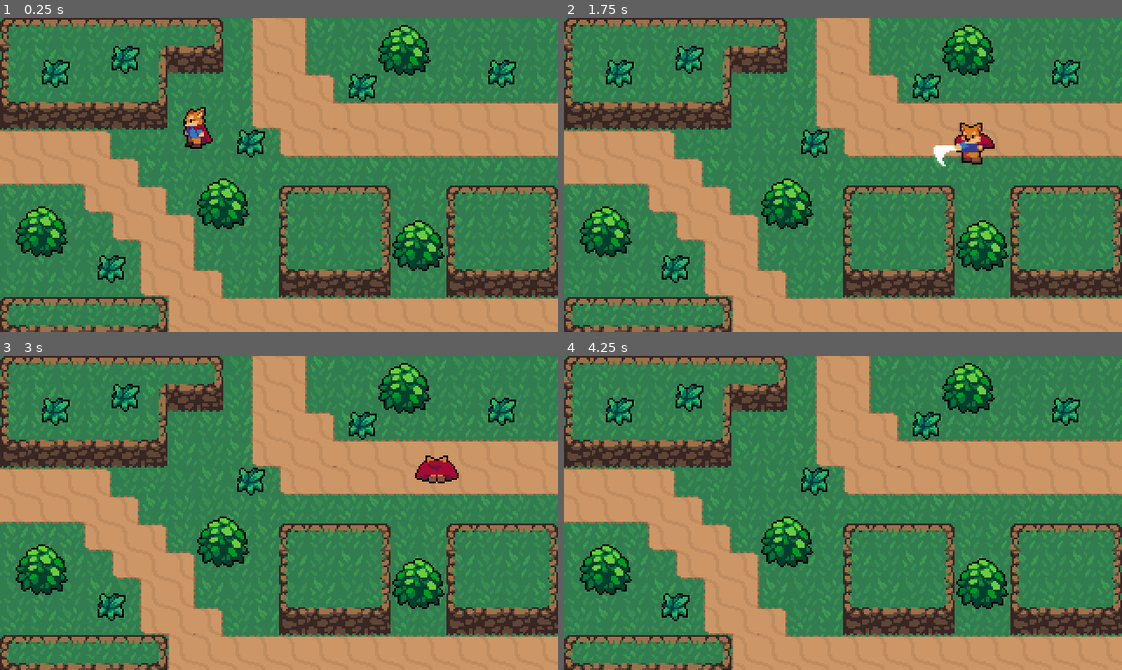
Above: before the commit, frames 1-4 (two rows, left to right).
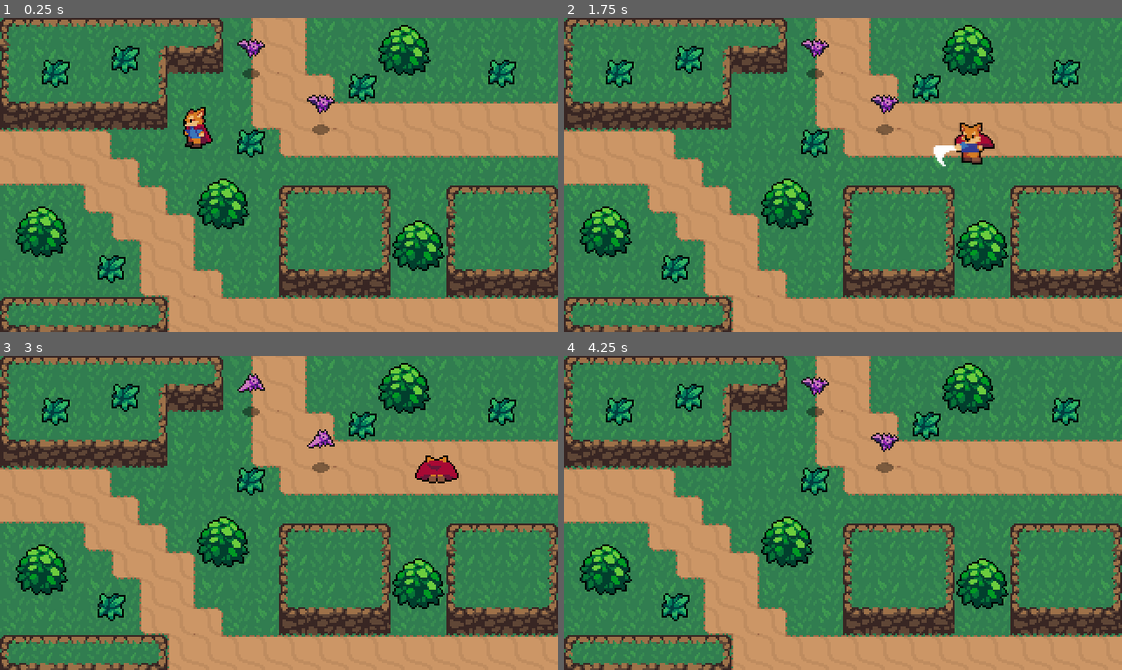
Above: after the commit, the same moments.

Repository: 0xThurling/SmallRpg
Game: Godot game, scene res://Scenes/world.tscn
The game is run twice, just before and just after one commit, with the same random seed, the same clock (stepped at 60 frames per second) and the same inputs.
Inputs:
- Up to frame 1 (0.25 s): no input
- Up to frame 2 (1.75 s): hold Right (ui_right) 0.53-1.28 s; tap Z (roll) at 0.6, 1.55 s; hold Down (ui_down) from 1.28 s (still down); tap Space (attack) at 1.35 s
- Up to frame 3 (3 s): release Down (ui_down) at 2.03 s; hold Right (ui_right) 2.03-2.78 s; tap Z (roll) at 2.1, 2.85 s; hold Up (ui_up) from 2.78 s (still down)
- Up to frame 4 (4.25 s): release Up (ui_up) at 3.53 s; hold Left (ui_left) from 3.53 s (still down); tap Space (attack) at 3.6 s; tap Z (roll) at 3.8 s

The runs differ from the first frame. In frame 1, 0.5% of the frame differs, in the area x 42-60%, y 6-38%; in frame 2, 0.5%; in frame 3, 0.5%; in frame 4, 0.5%.

Commit message:
Added a signal to show my bat is dead and added a stats node

Diff:
--- /dev/null
+++ b/Enemies/bat.gd
@@ -0,0 +1,15 @@
+extends CharacterBody2D
+
+@onready var stats = $Stats
+
+func _physics_process(delta):
+	velocity = velocity.move_toward(Vector2.ZERO, 200 * delta)
+	move_and_slide()
+
+func _on_hurtbox_area_entered(area):
+	stats.health -= area.damage
+	var direction = (position - area.owner.position).normalized()
+	velocity = direction * 150
+
+func _on_stats_no_health():
+	queue_free()
--- /dev/null
+++ b/Enemies/bat.tscn
@@ -0,0 +1,89 @@
+[gd_scene load_steps=14 format=3 uid="uid://cg0bn71spt8jf"]
+
+[ext_resource type="Texture2D" uid="uid://do8bwviof86mj" path="res://Enemies/Bat.png" id="1_logn3"]
+[ext_resource type="Script" path="res://Enemies/bat.gd" id="1_vnv8w"]
+[ext_resource type="Texture2D" uid="uid://bgr1ismfw1p84" path="res://Shadows/SmallShadow.png" id="2_k2h4i"]
+[ext_resource type="PackedScene" uid="uid://c11ejbb2p33cr" path="res://Hitboxes/hurtbox.tscn" id="3_x7ed4"]
+[ext_resource type="PackedScene" uid="uid://bask40gniywe" path="res://Scenes/stats.tscn" id="5_j2cl2"]
+
+[sub_resource type="AtlasTexture" id="AtlasTexture_d1f27"]
+atlas = ExtResource("1_logn3")
+region = Rect2(0, 0, 16, 24)
+
+[sub_resource type="AtlasTexture" id="AtlasTexture_i46hn"]
+atlas = ExtResource("1_logn3")
+region = Rect2(16, 0, 16, 24)
+
+[sub_resource type="AtlasTexture" id="AtlasTexture_e3fgr"]
+atlas = ExtResource("1_logn3")
+region = Rect2(32, 0, 16, 24)
+
+[sub_resource type="AtlasTexture" id="AtlasTexture_g3jws"]
+atlas = ExtResource("1_logn3")
+region = Rect2(48, 0, 16, 24)
+
+[sub_resource type="AtlasTexture" id="AtlasTexture_mjxvq"]
+atlas = ExtResource("1_logn3")
+region = Rect2(64, 0, 16, 24)
+
+[sub_resource type="SpriteFrames" id="SpriteFrames_lc7pk"]
+animations = [{
+"frames": [{
+"duration": 1.0,
+"texture": SubResource("AtlasTexture_d1f27")
+}, {
+"duration": 1.0,
+"texture": SubResource("AtlasTexture_i46hn")
+}, {
+"duration": 1.0,
+"texture": SubResource("AtlasTexture_e3fgr")
+}, {
+"duration": 1.0,
+"texture": SubResource("AtlasTexture_g3jws")
+}, {
+"duration": 1.0,
+"texture": SubResource("AtlasTexture_mjxvq")
+}],
+"loop": true,
+"name": &"Fly",
+"speed": 10.0
+}]
+
+[sub_resource type="CircleShape2D" id="CircleShape2D_dxu4a"]
+radius = 4.12311
+
+[sub_resource type="CapsuleShape2D" id="CapsuleShape2D_h7dkk"]
+radius = 7.0
+height = 20.0
+
+[node name="Bat" type="CharacterBody2D"]
+collision_layer = 16
+script = ExtResource("1_vnv8w")
+
+[node name="BatBody" type="AnimatedSprite2D" parent="."]
+position = Vector2(2.08165e-12, -12)
+sprite_frames = SubResource("SpriteFrames_lc7pk")
+animation = &"Fly"
+autoplay = "Fly"
+frame_progress = 0.67022
+
+[node name="Shadow" type="Sprite2D" parent="."]
+texture = ExtResource("2_k2h4i")
+
+[node name="CollisionShape2D" type="CollisionShape2D" parent="."]
+shape = SubResource("CircleShape2D_dxu4a")
+
+[node name="Hurtbox" parent="." instance=ExtResource("3_x7ed4")]
+collision_mask = 8
+
+[node name="CollisionShape2D" parent="Hurtbox" index="0"]
+position = Vector2(0, -14)
+shape = SubResource("CapsuleShape2D_h7dkk")
+
+[node name="Stats" parent="." instance=ExtResource("5_j2cl2")]
+max_health = 3
+
+[connection signal="area_entered" from="Hurtbox" to="." method="_on_hurtbox_area_entered"]
+[connection signal="no_health" from="Stats" to="." method="_on_stats_no_health"]
+
+[editable path="Hurtbox"]
--- /dev/null
+++ b/Hitboxes/hitbox.gd
@@ -0,0 +1,3 @@
+extends Area2D
+
+@export var damage = 1
--- a/Hitboxes/hitbox.tscn
+++ b/Hitboxes/hitbox.tscn
@@ -1,7 +1,10 @@
-[gd_scene format=3 uid="uid://carx8d03c6y28"]
+[gd_scene load_steps=2 format=3 uid="uid://carx8d03c6y28"]
+
+[ext_resource type="Script" path="res://Hitboxes/hitbox.gd" id="1_kfpe0"]
 
 [node name="Hitbox" type="Area2D"]
 collision_layer = 0
 collision_mask = 0
+script = ExtResource("1_kfpe0")
 
 [node name="CollisionShape2D" type="CollisionShape2D" parent="."]
--- a/Player/Player.gd
+++ b/Player/Player.gd
@@ -1,9 +1,9 @@
 extends CharacterBody2D
 
-const MAX_SPEED = 120
-const ROLL_SPEED = 180
-const ACCELERATION = 3500
-const FRICTION = 1500
+@export var MAX_SPEED = 120
+@export var ROLL_SPEED = 180
+@export var ACCELERATION = 3500
+@export var FRICTION = 1500
 
 enum {
 	MOVE,
--- a/Player/player.tscn
+++ b/Player/player.tscn
@@ -343,6 +343,126 @@
 "values": [6]
 }
 
+[sub_resource type="Animation" id="Animation_mum73"]
+resource_name = "roll_down"
+length = 0.5
+tracks/0/type = "value"
+tracks/0/imported = false
+tracks/0/enabled = true
+tracks/0/path = NodePath("Sprite2D:frame")
+tracks/0/interp = 1
+tracks/0/loop_wrap = true
+tracks/0/keys = {
+"times": PackedFloat32Array(0, 0.1, 0.2, 0.3, 0.4),
+"transitions": PackedFloat32Array(1, 1, 1, 1, 1),
+"update": 1,
+"values": [55, 56, 57, 58, 59]
+}
+tracks/1/type = "method"
+tracks/1/imported = false
+tracks/1/enabled = true
+tracks/1/path = NodePath(".")
+tracks/1/interp = 1
+tracks/1/loop_wrap = true
+tracks/1/keys = {
+"times": PackedFloat32Array(0.5),
+"transitions": PackedFloat32Array(1),
+"values": [{
+"args": [],
+"method": &"roll_animation_finished"
+}]
+}
+
+[sub_resource type="Animation" id="Animation_cih8l"]
+resource_name = "roll_left"
+length = 0.5
+tracks/0/type = "value"
+tracks/0/imported = false
+tracks/0/enabled = true
+tracks/0/path = NodePath("Sprite2D:frame")
+tracks/0/interp = 1
+tracks/0/loop_wrap = true
+tracks/0/keys = {
+"times": PackedFloat32Array(0, 0.1, 0.2, 0.3, 0.4),
+"transitions": PackedFloat32Array(1, 1, 1, 1, 1),
+"update": 1,
+"values": [50, 51, 52, 53, 54]
+}
+tracks/1/type = "method"
+tracks/1/imported = false
+tracks/1/enabled = true
+tracks/1/path = NodePath(".")
+tracks/1/interp = 1
+tracks/1/loop_wrap = true
+tracks/1/keys = {
+"times": PackedFloat32Array(0.5),
+"transitions": PackedFloat32Array(1),
+"values": [{
+"args": [],
+"method": &"roll_animation_finished"
+}]
+}
+
+[sub_resource type="Animation" id="Animation_mrj3o"]
+resource_name = "roll_right"
+length = 0.5
+tracks/0/type = "value"
+tracks/0/imported = false
+tracks/0/enabled = true
+tracks/0/path = NodePath("Sprite2D:frame")
+tracks/0/interp = 1
+tracks/0/loop_wrap = true
+tracks/0/keys = {
+"times": PackedFloat32Array(0, 0.1, 0.2, 0.3, 0.4),
+"transitions": PackedFloat32Array(1, 1, 1, 1, 1),
+"update": 1,
+"values": [40, 41, 42, 43, 44]
+}
+tracks/1/type = "method"
+tracks/1/imported = false
+tracks/1/enabled = true
+tracks/1/path = NodePath(".")
+tracks/1/interp = 1
+tracks/1/loop_wrap = true
+tracks/1/keys = {
+"times": PackedFloat32Array(0.5),
+"transitions": PackedFloat32Array(1),
+"values": [{
+"args": [],
+"method": &"roll_animation_finished"
+}]
+}
+
+[sub_resource type="Animation" id="Animation_pcsos"]
+resource_name = "roll_up"
+length = 0.5
+tracks/0/type = "value"
+tracks/0/imported = false
+tracks/0/enabled = true
+tracks/0/path = NodePath("Sprite2D:frame")
+tracks/0/interp = 1
+tracks/0/loop_wrap = true
+tracks/0/keys = {
+"times": PackedFloat32Array(0, 0.1, 0.2, 0.3, 0.4),
+"transitions": PackedFloat32Array(1, 1, 1, 1, 1),
+"update": 1,
+"values": [45, 46, 47, 48, 49]
+}
+tracks/1/type = "method"
+tracks/1/imported = false
+tracks/1/enabled = true
+tracks/1/path = NodePath(".")
+tracks/1/interp = 1
+tracks/1/loop_wrap = true
+tracks/1/keys = {
+"times": PackedFloat32Array(0.5),
+"transitions": PackedFloat32Array(1),
+"values": [{
+"args": [],
+"method": &"roll_animation_finished"
+}]
+}
+
 [sub_resource type="Animation" id="Animation_cfyv4"]
 resource_name = "run_down"
 length = 0.6
@@ -409,126 +529,6 @@
 "transitions": PackedFloat32Array(1, 1, 1, 1, 1, 1),
 "update": 1,
 "values": [7, 8, 9, 10, 11, 6]
-}
-
-[sub_resource type="Animation" id="Animation_mum73"]
-resource_name = "roll_down"
-length = 0.5
-tracks/0/type = "value"
-tracks/0/imported = false
-tracks/0/enabled = true
-tracks/0/path = NodePath("Sprite2D:frame")
-tracks/0/interp = 1
-tracks/0/loop_wrap = true
-tracks/0/keys = {
-"times": PackedFloat32Array(0, 0.1, 0.2, 0.3, 0.4),
-"transitions": PackedFloat32Array(1, 1, 1, 1, 1),
-"update": 1,
-"values": [55, 56, 57, 58, 59]
-}
-tracks/1/type = "method"
-tracks/1/imported = false
-tracks/1/enabled = true
-tracks/1/path = NodePath(".")
-tracks/1/interp = 1
-tracks/1/loop_wrap = true
-tracks/1/keys = {
-"times": PackedFloat32Array(0.5),
-"transitions": PackedFloat32Array(1),
-"values": [{
-"args": [],
-"method": &"roll_animation_finished"
-}]
-}
-
-[sub_resource type="Animation" id="Animation_mrj3o"]
-resource_name = "roll_right"
-length = 0.5
-tracks/0/type = "value"
-tracks/0/imported = false
-tracks/0/enabled = true
-tracks/0/path = NodePath("Sprite2D:frame")
-tracks/0/interp = 1
-tracks/0/loop_wrap = true
-tracks/0/keys = {
-"times": PackedFloat32Array(0, 0.1, 0.2, 0.3, 0.4),
-"transitions": PackedFloat32Array(1, 1, 1, 1, 1),
-"update": 1,
-"values": [40, 41, 42, 43, 44]
-}
-tracks/1/type = "method"
-tracks/1/imported = false
-tracks/1/enabled = true
-tracks/1/path = NodePath(".")
-tracks/1/interp = 1
-tracks/1/loop_wrap = true
-tracks/1/keys = {
-"times": PackedFloat32Array(0.5),
-"transitions": PackedFloat32Array(1),
-"values": [{
-"args": [],
-"method": &"roll_animation_finished"
-}]
-}
-
-[sub_resource type="Animation" id="Animation_pcsos"]
-resource_name = "roll_up"
-length = 0.5
-tracks/0/type = "value"
-tracks/0/imported = false
-tracks/0/enabled = true
-tracks/0/path = NodePath("Sprite2D:frame")
-tracks/0/interp = 1
-tracks/0/loop_wrap = true
-tracks/0/keys = {
-"times": PackedFloat32Array(0, 0.1, 0.2, 0.3, 0.4),
-"transitions": PackedFloat32Array(1, 1, 1, 1, 1),
-"update": 1,
-"values": [45, 46, 47, 48, 49]
-}
-tracks/1/type = "method"
-tracks/1/imported = false
-tracks/1/enabled = true
-tracks/1/path = NodePath(".")
-tracks/1/interp = 1
-tracks/1/loop_wrap = true
-tracks/1/keys = {
-"times": PackedFloat32Array(0.5),
-"transitions": PackedFloat32Array(1),
-"values": [{
-"args": [],
-"method": &"roll_animation_finished"
-}]
-}
-
-[sub_resource type="Animation" id="Animation_cih8l"]
-resource_name = "roll_left"
-length = 0.5
-tracks/0/type = "value"
-tracks/0/imported = false
-tracks/0/enabled = true
-tracks/0/path = NodePath("Sprite2D:frame")
-tracks/0/interp = 1
-tracks/0/loop_wrap = true
-tracks/0/keys = {
-"times": PackedFloat32Array(0, 0.1, 0.2, 0.3, 0.4),
-"transitions": PackedFloat32Array(1, 1, 1, 1, 1),
-"update": 1,
-"values": [50, 51, 52, 53, 54]
-}
-tracks/1/type = "method"
-tracks/1/imported = false
-tracks/1/enabled = true
-tracks/1/path = NodePath(".")
-tracks/1/interp = 1
-tracks/1/loop_wrap = true
-tracks/1/keys = {
-"times": PackedFloat32Array(0.5),
-"transitions": PackedFloat32Array(1),
-"values": [{
-"args": [],
-"method": &"roll_animation_finished"
-}]
 }
 
 [sub_resource type="AnimationLibrary" id="AnimationLibrary_nn32j"]
--- /dev/null
+++ b/Scenes/stats.gd
@@ -0,0 +1,12 @@
+extends Node
+
+@export var max_health = 1
+@onready var health = max_health:
+	get:
+		return health
+	set(value):
+		health = value
+		if health <= 0:
+			emit_signal("no_health")
+
+signal no_health
--- /dev/null
+++ b/Scenes/stats.tscn
@@ -0,0 +1,6 @@
+[gd_scene load_steps=2 format=3 uid="uid://bask40gniywe"]
+
+[ext_resource type="Script" path="res://Scenes/stats.gd" id="1_1emjj"]
+
+[node name="Stats" type="Node"]
+script = ExtResource("1_1emjj")
--- a/Scenes/world.tscn
+++ b/Scenes/world.tscn
@@ -6,6 +6,7 @@
 [ext_resource type="Texture2D" uid="uid://drmb37cswfay3" path="res://World/CliffTileset.png" id="3_nesd1"]
 [ext_resource type="Texture2D" uid="uid://d3ycp2go15yau" path="res://World/GrassBackground.png" id="3_pplmf"]
 [ext_resource type="PackedScene" uid="uid://bh2yfhleqmnq4" path="res://World/grass.tscn" id="6_ndgq0"]
+[ext_resource type="PackedScene" uid="uid://cg0bn71spt8jf" path="res://Enemies/bat.tscn" id="7_lqnhi"]
 
 [sub_resource type="TileSetAtlasSource" id="TileSetAtlasSource_1baod"]
 texture = ExtResource("2_y0xcd")
@@ -889,3 +890,9 @@
 
 [node name="Grass6" parent="Items/Grass" instance=ExtResource("6_ndgq0")]
 position = Vector2(280, 24)
+
+[node name="Bat" parent="." instance=ExtResource("7_lqnhi")]
+position = Vector2(184, 64)
+
+[node name="Bat2" parent="." instance=ExtResource("7_lqnhi")]
+position = Vector2(144, 32)
--- a/project.godot
+++ b/project.godot
@@ -43,6 +43,7 @@
 2d_physics/layer_2="Player"
 2d_physics/layer_3="PlayerHurtbox"
 2d_physics/layer_4="EnemyHurtbox"
+2d_physics/layer_5="Enemy"
 
 [rendering]
 
Not shown: 1 places in Scenes/world.tscn that only renumber resources
